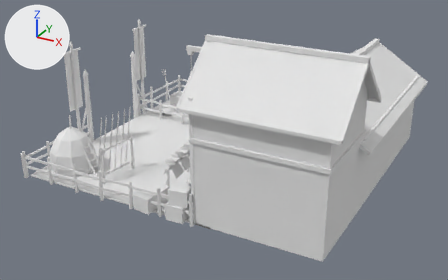
Before and after pictures for a commit that changed the glTF model SourceArt/Buildings/SM_Bld_Stable.gltf.
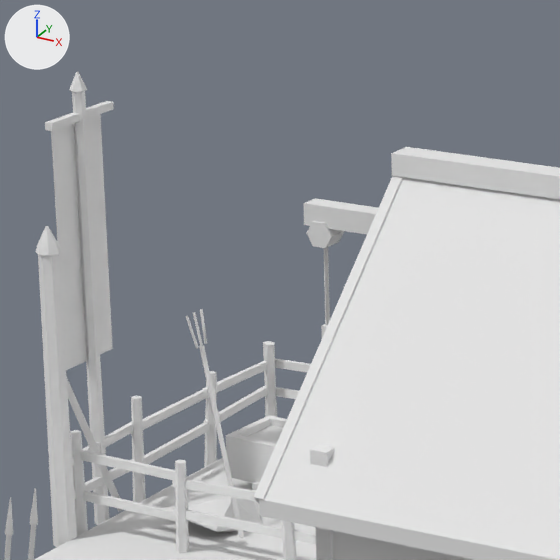
Old and new are each drawn whole from a camera (50 mm lens) standing at (8.64, -16.33, 8.65) and looking at (0.03, -0.67, 0.82) and again close up on the part from 27% to 54% of the width and 1% to 43% of the height. The lights are fixed; the arrows at upper left show +X, +Y and +Z. The older version's two pictures come first. Vertices at exactly the same position are counted once.

The first close-up shows 'SM_Bld_Stable'.
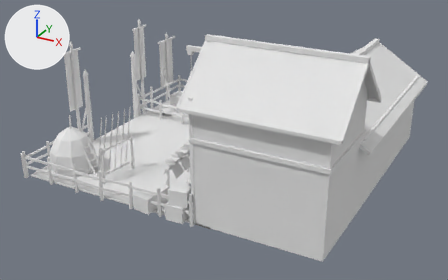
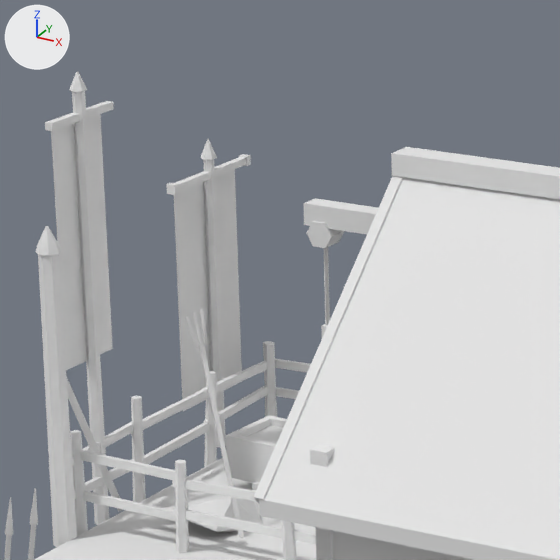
Changed parts and their boxes (x1, y1, x2, y2) in the close-ups (560 x 560 px):
part 1 of me_sm_bld_stable, added
    after: (203, 159, 226, 447)
part 2 of me_sm_bld_stable, added
    after: (176, 157, 246, 192)
part 3 of me_sm_bld_stable, added
    after: (200, 139, 217, 160)
part 4 of me_sm_bld_stable, added
    after: (239, 154, 251, 166)
part 5 of me_sm_bld_stable, added
    after: (166, 183, 179, 195)
part 6 of me_sm_bld_stable, added
    after: (174, 169, 242, 411)

Edits to the bpy script that builds the scene:
```text
Add mat_bld_levelflag:
    mat_bld_levelflag = bpy.data.materials.new('Bld_LevelFlag')
    # nodes: BsdfPrincipled, Math, Mix, OutputMaterial, VertexColor
    # colours: white #e7e7e7, mixed with the vertex colours
Change me_sm_bld_stable:
    used by ob_sm_bld_stable; location = (0.0, 0.0, 0.0)
    verts and faces of me_sm_bld_stable; kept vertices keep their numbers, new ones are numbered from 2070
    remove me_sm_bld_stable.from_pydata(...)  # 2070 vertices, 3088 faces; spans x -4.94..5.01, y -4.49..4.57, z -0.1..4.77
    add me_sm_bld_stable.from_pydata(...)  # 2122 vertices, 3166 faces; spans x -5.12..5.01, y -4.49..4.57, z -0.1..4.77
    me_sm_bld_stable part 1: a new loose piece, a 6-sided cut cone along z (radius 0.055 at the low end, 0.045 at the high end) spanning x -5.108..-5.012, y 3.785..3.895, z -0.04..2.5, in mat_bld_beam
    me_sm_bld_stable part 2: a new loose piece, a box spanning x -5.09..-5.03, y 3.31..4.37, z 2.33..2.39, in mat_bld_beam
    me_sm_bld_stable part 3: the loose piece of 12 vertices spanning x -4.92..-4.8, y 1.75..1.89, z 3.5..3.64 is copied, and the copy is moved by (-0.2, 2.02, -0.99); it spans x -5.12..-5.0, y 3.77..3.91, z 2.5..2.66
    me_sm_bld_stable part 4: a new loose piece, a box spanning x -5.1..-5.02, y 4.35..4.41, z 2.32..2.4, in mat_bld_bronze
    me_sm_bld_stable part 5: a new loose piece, a box spanning x -5.1..-5.02, y 3.27..3.33, z 2.32..2.4, in mat_bld_bronze
    me_sm_bld_stable part 6
    add verts[2070] = (-5.11, 3.38, 0.4)  # pixel (182, 411)
    add verts[2071] = (-5.11, 4.3, 0.4)  # pixel (242, 381)
    add verts[2072] = (-5.11, 4.3, 2.32)
    add verts[2073] = (-5.11, 3.38, 2.32)
    add faces += [(2071, 2073, 2072), (2070, 2073, 2071)]  # mat_bld_levelflag
    add me_sm_bld_stable.materials.append(mat_bld_levelflag)
```
